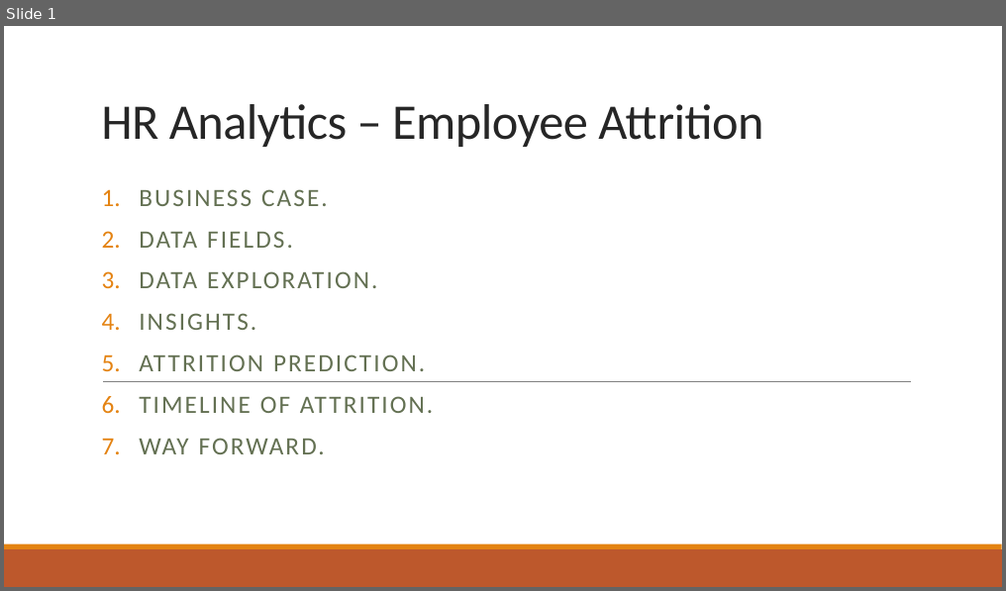
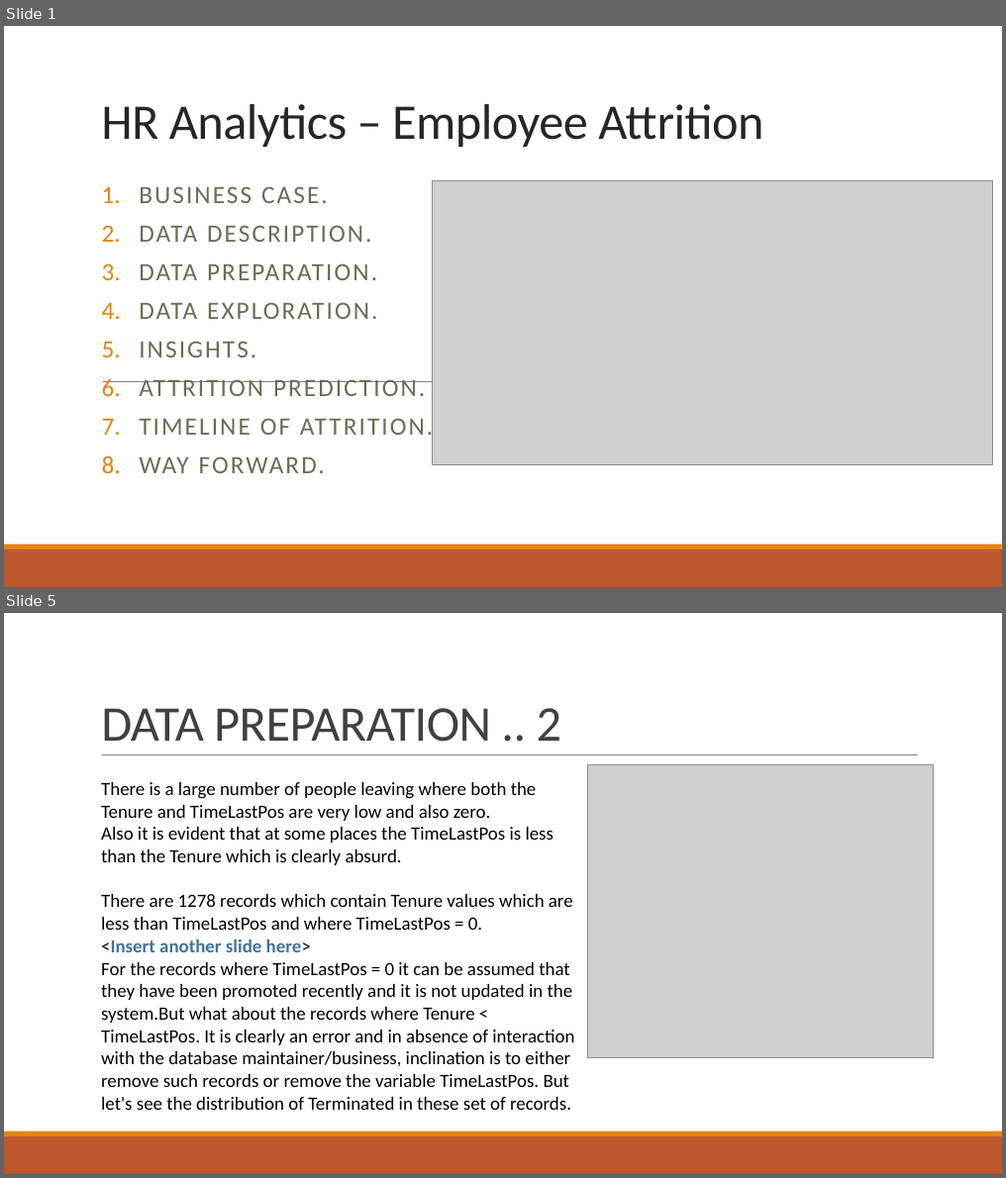
Before and after one commit to shuvayan/EloquentJavascript, a slide deck: HR Analytics – Employee Attrition.pptx. Shown one above the other, each under a label of ours: slide 1 before the commit, slides 1 and 5 after it; the slides between them are not shown. The pictures are 1006x591 and 1006x1178 pixels, drawn with LibreOffice and Linux fonts; fonts in the diff are those of the drawing; grey boxes stand for pictures. Boxes give left, top, right and bottom in pixels: in the first picture for what was removed or moved away, otherwise in the second. Text is boxed around its words. In the diff, an @@ line names an element or a change of style, - is before the commit and + after.

```diff
--- a/HR Analytics – Employee Attrition.pptx
+++ b/HR Analytics – Employee Attrition.pptx
@@ slide 5 added at [4, 613, 1002, 1174], background #FFFFFF; not listed: 2 template elements that a slide beside it also shows @@
@@ title added at [101, 708, 561, 742], 48 pt, text #404040 @@
+DATA PREPARATION .. 2
@@ line added from (102, 756) to (918, 756), #808080 0.5 pt @@
@@ text added at [101, 782, 574, 1110], 18 pt, text #000000 @@
+There is a large number of people leaving where both the Tenure and TimeLastPos are very low and also zero.
+Also it is evident that at some places the TimeLastPos is less than the Tenure which is clearly absurd.
+There are 1278 records which contain Tenure values which are less than TimeLastPos and where TimeLastPos = 0.
+<Insert another slide here>
+For the records where TimeLastPos = 0 it can be assumed that they have been promoted recently and it is not updated in the system.But what about the records where Tenure < TimeLastPos. It is clearly an error and in absence of interaction with the database maintainer/business, inclination is to either remove such records or remove the variable TimeLastPos. But let's see the distribution of Terminated in these set of records.
@@ picture added at [587, 764, 933, 1058] @@
@@ slide 1 changed as well @@
@@ subtitle at [139, 186, 433, 473]: line spacing 0.9 to 0.8 @@
@@ picture added at [432, 181, 992, 465] @@
@@ subtitle at [139, 225, 377, 280]: text changed @@
-2. DATA FIELDS.
+2. DATA DESCRIPTION.
+3. DATA PREPARATION.
```
Also in this commit, not shown: 9 other slides added.
